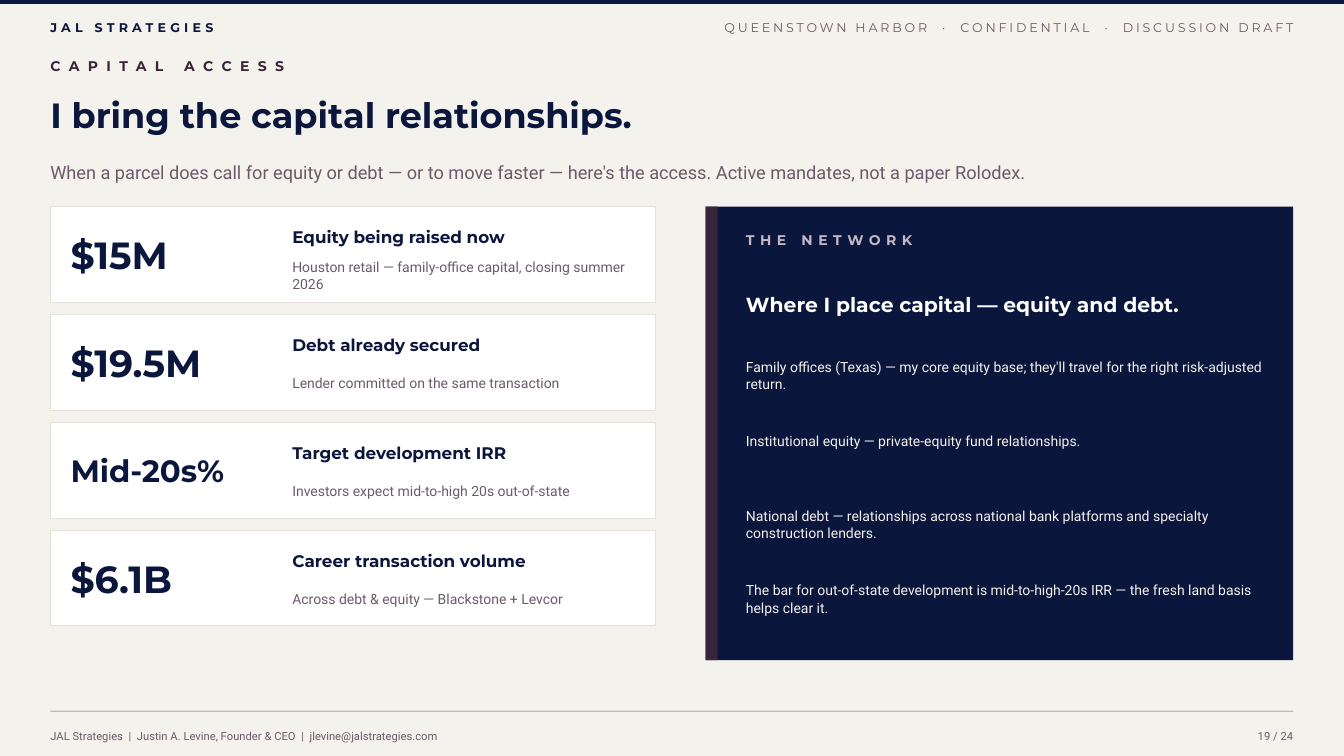
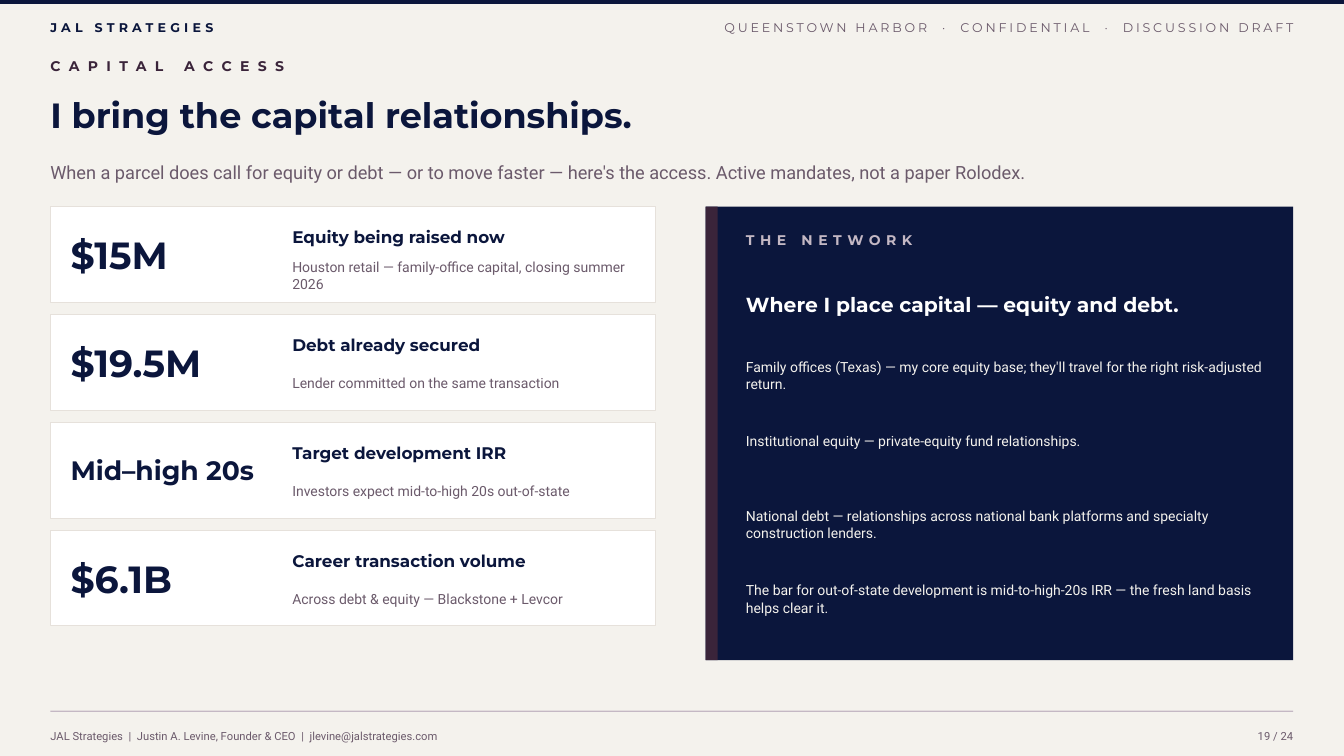
Before and after one commit to jlevine711/Apex, a slide deck: slide 19 of JAL_Queenstown_Harbor_Proposal.pptx. Drawn at 1344x756 pixels with LibreOffice and Linux fonts; fonts in the diff are those of the drawing. Boxes give left, top, right and bottom in pixels: in the first picture for what was removed or moved away, otherwise in the second. Text is boxed around its words. In the diff, an @@ line names an element or a change of style, - is before the commit and + after.

```diff
--- a/JAL_Queenstown_Harbor_Proposal.pptx
+++ b/JAL_Queenstown_Harbor_Proposal.pptx
@@ text at (71, 459, 254, 486): text changed; size 22 to 19 pt @@
-Mid-20s%
+Mid–high 20s
```
Also in this commit, not shown: 4 other slides changed, 5 other files.
